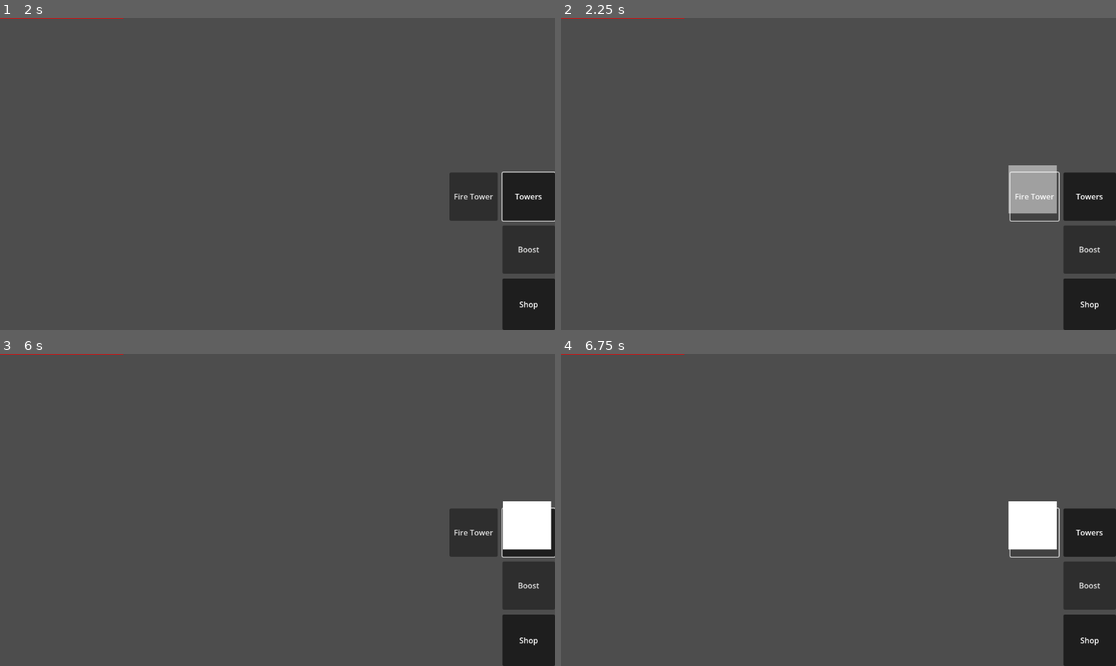
Above: before the commit, frames 1-4 (two rows, left to right).
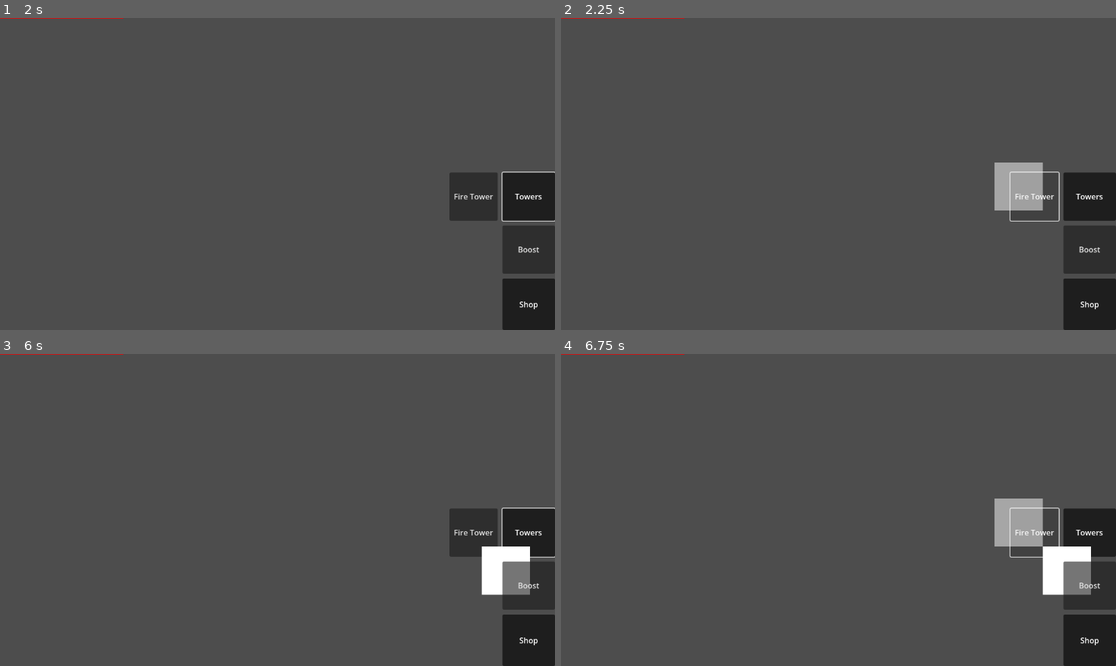
Above: after the commit, the same moments.

Repository: m-conti/melonjam2023
Game: Godot game, scene res://map.tscn
The game is run twice, just before and just after one commit, with the same random seed, the same clock (stepped at 60 frames per second) and the same inputs. The project has no main scene, so this scene is started directly.
Inputs:
- Up to frame 1 (2 s): click "Shop" at 0.5 s; click "Towers" at 1.25 s
- Up to frame 2 (2.25 s): click "Fire Tower" at 2 s
- Up to frame 3 (6 s): click "Boost" at 2.75 s; click "TEST" at 3.5 s; click "Shop" at 4.25 s; click "Shop" at 5 s; click "Towers" at 5.75 s
- Up to frame 4 (6.75 s): click "Fire Tower" at 6.5 s

Frame 1 is identical in both runs. In frame 2, 0.9% of the frame differs, in the area x 78-90%, y 46-63%; in frame 3, 2.6%; in frame 4, 3.1%, in the area x 78-96%, y 46-78%.

Commit message:
map

Diff:
--- a/Entities/Tower.gd
+++ b/Entities/Tower.gd
@@ -5,6 +5,10 @@
 @export var cooldown: float = 1.0
 @onready var timer: Timer = $Timer
 @export var attacking_type: EAttackingType
+@onready var map: Map = find_parent("Map")
+
+
+signal has_been_placed(pos: Vector2i)
 
 
 enum EAttackingType
@@ -63,3 +67,19 @@
 
 func on_enemy_hit(enemy):
 	pass
+
+
+func can_be_placed(pos: Vector2i) -> bool:
+	if not map.is_in_grid(pos):
+		return false
+	if map.grid[pos.x][pos.y] == null:
+		return true
+	return false
+
+
+func place_tower(pos: Vector2i):
+	if not can_be_placed(pos):
+		return
+
+	map.grid[pos.x][pos.y] = self
+	has_been_placed.emit(pos)
--- a/HUD/Buttons/ShopButton.gd
+++ b/HUD/Buttons/ShopButton.gd
@@ -20,8 +20,16 @@
 	if ghost_tower == null:
 		return
 
-	var case_size: Vector2 = get_viewport_rect().size / Vector2(map.width, map.height)
+	var mouse_pos: Vector2i = map.tilemap.local_to_map(get_viewport().get_mouse_position())
 
-	ghost_tower.global_position = (get_viewport().get_mouse_position() / case_size).floor() * case_size
+	if not ghost_tower.can_be_placed(mouse_pos):
+		ghost_tower.visible = false
+		return
+
+	ghost_tower.visible = true
+	ghost_tower.global_position = map.tilemap.map_to_local(mouse_pos)
+
 	if Input.is_mouse_button_pressed(MOUSE_BUTTON_LEFT):
 		ghost_tower.modulate = Color.WHITE
+		ghost_tower.place_tower(mouse_pos)
+		ghost_tower = null
--- a/Map.gd
+++ b/Map.gd
@@ -4,3 +4,21 @@
 
 @export var width: int = 20
 @export var height: int = 20
+@onready var tilemap: TileMap = get_node("TileMap")
+
+var grid: Array = []
+
+
+func _init_grid():
+	for x in width:
+		grid.append([])
+		for y in height:
+			grid[x].append(null)
+
+
+func _init():
+	_init_grid()
+
+
+func is_in_grid(pos: Vector2i) -> bool:
+	return pos.x >= 0 and pos.x < width and pos.y >= 0 and pos.y < height
--- a/Towers/FireTower.tscn
+++ b/Towers/FireTower.tscn
@@ -3,5 +3,3 @@
 [ext_resource type="PackedScene" uid="uid://cwrl1q31ff0xu" path="res://Entities/Tower.tscn" id="1_46fn7"]
 
 [node name="tower" instance=ExtResource("1_46fn7")]
-cooldown = null
-attacking_type = null
--- a/map.tscn
+++ b/map.tscn
@@ -1,9 +1,16 @@
-[gd_scene load_steps=3 format=3 uid="uid://du3r2qjjlsm71"]
+[gd_scene load_steps=4 format=3 uid="uid://du3r2qjjlsm71"]
 
 [ext_resource type="Script" path="res://Map.gd" id="1_vd1cq"]
 [ext_resource type="PackedScene" uid="uid://dr5tn4o0pbc0o" path="res://HUD/HUD.tscn" id="2_hm6il"]
+
+[sub_resource type="TileSet" id="TileSet_yjbcu"]
+tile_size = Vector2i(100, 100)
 
 [node name="Map" type="Node2D"]
 script = ExtResource("1_vd1cq")
 
 [node name="HUD" parent="." instance=ExtResource("2_hm6il")]
+
+[node name="TileMap" type="TileMap" parent="."]
+tile_set = SubResource("TileSet_yjbcu")
+format = 2
